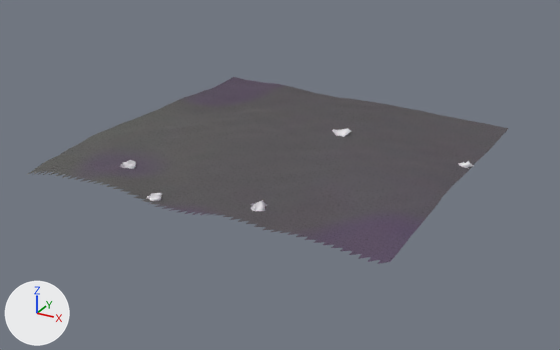
Two versions of the glTF model eloria-assets/maps/continent-v2/saltsound/client/chunks/07_11/world.glb, one commit apart.
Rendered twice from a 50 mm lens placed at (-154.9, -231.0, 81.7), pointed at (-247.6, -62.4, -2.6). The axes (+X, +Y, +Z) are drawn at lower left. The lights are the same throughout. The picture after the commit comes second. Where no turn or scale is listed for an object, it has been applied to the vertices. Vertices at exactly the same position are counted once.

Names of what the first picture shows: 'AuthoredGround_saltsoundBase_saltsound_07_11', 'Terrain_saltsound_07_11' and 5 more.
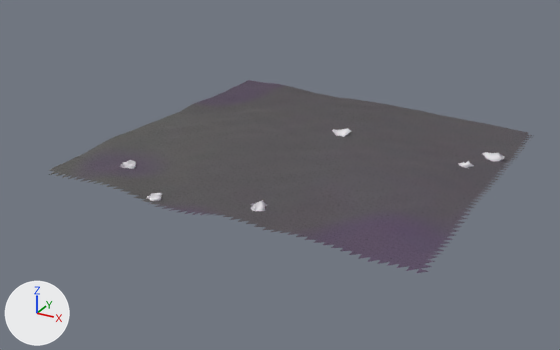
ob_crystal_outcrop_13_3cf59635e574 is not drawn itself; it is the parent of ob_crystal_outcrop_13.

Where the change shows, as pixel boxes [x1, y1, x2, y2] in the pictures (560 x 350 px):
'AuthoredGround_saltsoundBase_saltsound_07_11', reshaped
    before: [26, 78, 509, 264]
    after: [49, 81, 532, 273]
'Terrain_saltsound_07_11', reshaped
    before: [233, 77, 507, 207]
    after: [50, 80, 528, 170]
'Crystal_Outcrop_13__amethyst_storm_rock', moved
    before: [332, 128, 351, 137]
    after: [482, 152, 505, 162]
part 2 of me_authoredground_saltsoundbase_saltsound_07_11, added
    after: [387, 130, 532, 273]
part 3 of me_authoredground_saltsoundbase_saltsound_07_11, deleted
    before: [26, 78, 248, 175]

Diff of the bpy script that builds the scene:
```diff
--- a/eloria-assets/maps/continent-v2/saltsound/client/chunks/07_11/world.glb.py
+++ b/eloria-assets/maps/continent-v2/saltsound/client/chunks/07_11/world.glb.py
@@ me_terrain_saltsound_07_11 @@
 # used by ob_terrain_saltsound_07_11; location = (-2059.0, 6521.0, 0.0)
-me_terrain_saltsound_07_11.from_pydata(...)  # 2401 vertices, 4608 faces; spans x 1763.0..1859.0, y -6625.0..-6529.0, z 1.7..6.9
+me_terrain_saltsound_07_11.from_pydata(...)  # 2401 vertices, 4608 faces; spans x 1769.0..1865.0, y -6625.0..-6529.0, z 1.4..6.9
+# me_terrain_saltsound_07_11 part 1: 2401 of 2401 vertices moved; they spanned x 1763.0..1859.0, y -6625.0..-6529.0, z 1.7..6.9 and now span x 1769.0..1865.0, y -6625.0..-6529.0, z 1.4..6.9; mean shift (6.0, 0.0, -0.1)
 me_terrain_saltsound_07_11.materials.append(mat_continental_ground)
@@ me_authoredground_saltsoundbase_saltsound_07_11 @@
 # used by ob_authoredground_saltsoundbase_saltsound_07_11; location = (-2059.0, 6521.0, 0.0)
-me_authoredground_saltsoundbase_saltsound_07_11.from_pydata(...)  # 2448 vertices, 4608 faces; spans x 1763.0..1859.0, y -6627.0..-6529.0, z 1.7..6.9
+me_authoredground_saltsoundbase_saltsound_07_11.from_pydata(...)  # 2496 vertices, 4608 faces; spans x 1769.0..1867.0, y -6627.0..-6529.0, z 1.4..6.9
+# me_authoredground_saltsoundbase_saltsound_07_11 part 2: 199 vertices added at x 1859.0..1867.0, y -6627.0..-6529.0, z 1.4..5.4
+# me_authoredground_saltsoundbase_saltsound_07_11 part 3: 151 vertices removed from x 1763.0..1769.0, y -6627.0..-6529.0, z 3.4..6.2
 me_authoredground_saltsoundbase_saltsound_07_11.materials.append(mat_authored_saltsoundbase)
@@ ob_crystal_outcrop_13_3cf59635e574 @@
 ob_crystal_outcrop_13_3cf59635e574 = bpy.data.objects.new('crystal-outcrop-13-3cf59635e574', None)
-ob_crystal_outcrop_13_3cf59635e574.parent = ob_authored_lf_biomes_crystal_outcrop_13_3cf59635e574_saltsound_0021
+ob_crystal_outcrop_13_3cf59635e574.parent = ob_authored_lf_biomes_crystal_outcrop_13_3cf59635e574_saltsound_0003
 ob_crystal_outcrop_13_3cf59635e574.location = (0.0, 0.0, 0.0)
@@ ob_authored_lf_biomes_crystal_outcrop_13_3cf59635e574_saltsound_0003 @@
+ob_authored_lf_biomes_crystal_outcrop_13_3cf59635e574_saltsound_0003 = bpy.data.objects.new('Authored_lf_biomes_crystal_outcrop_13_3cf59635e574_saltsound_0003', None)
+ob_authored_lf_biomes_crystal_outcrop_13_3cf59635e574_saltsound_0003.parent = ob_authored_lf_biomes_kit_lichen_stone_mat_1_saltsound_0109_worldplacement
+ob_authored_lf_biomes_crystal_outcrop_13_3cf59635e574_saltsound_0003.location = (-197.2, -36.33, 2.475)
+ob_authored_lf_biomes_crystal_outcrop_13_3cf59635e574_saltsound_0003.rotation_euler = (0.0, 0.0, -0.304)  # degrees (0, 0, -17)
+ob_authored_lf_biomes_crystal_outcrop_13_3cf59635e574_saltsound_0003.scale = (1.34, 1.34, 1.34)
```
